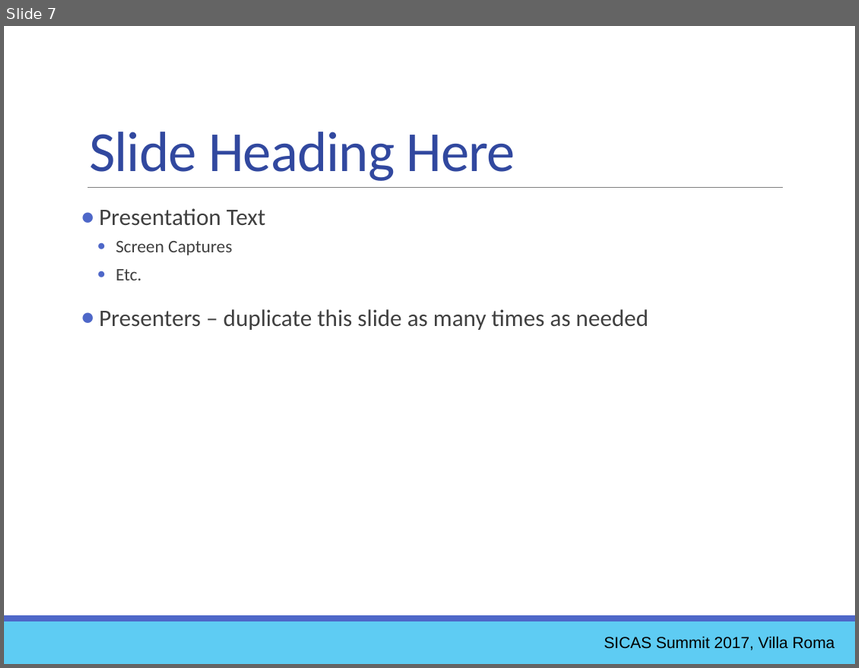
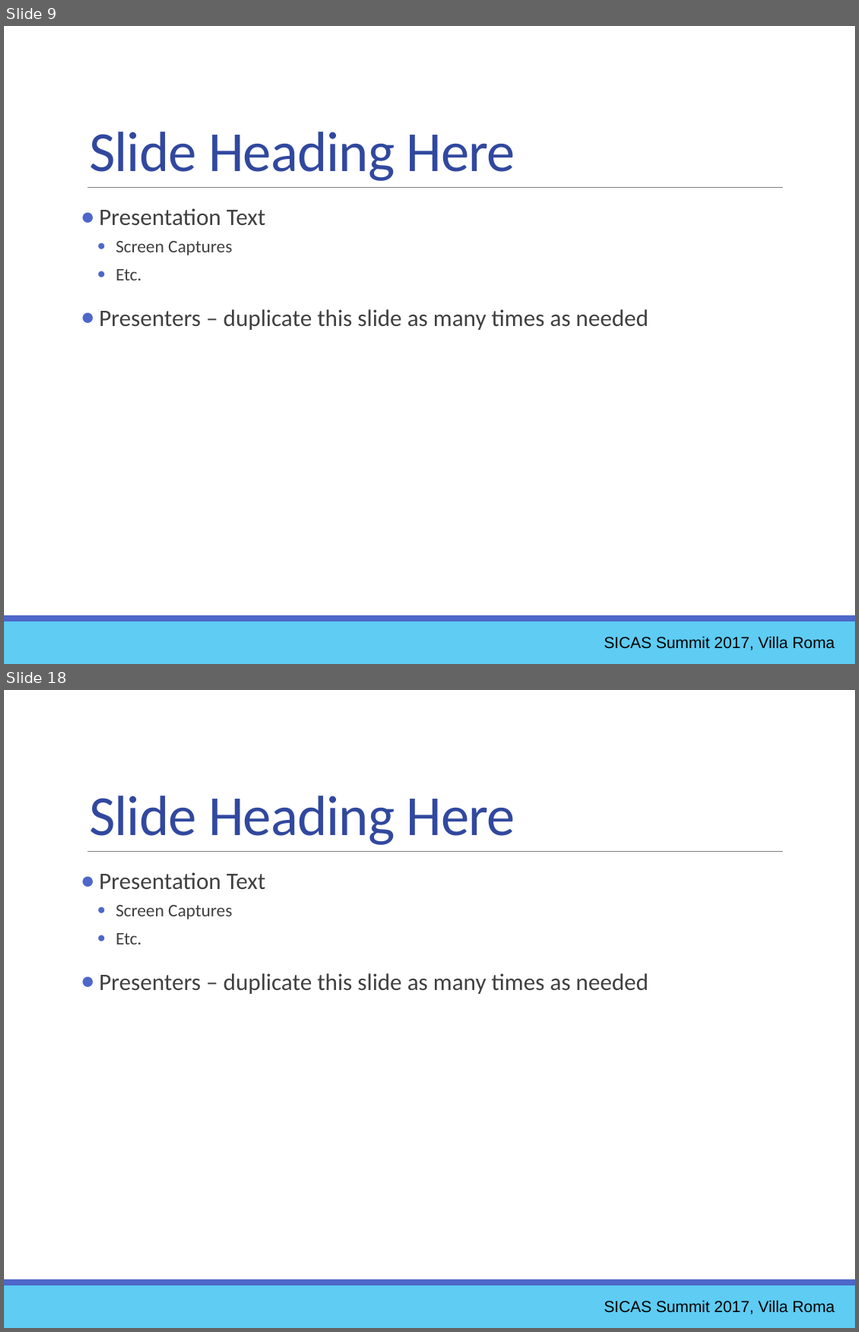
Before and after one commit to ewcole/simple_report, a slide deck: docs/SICAS_2017/Drop-InReportingWithGroovy.pptx. Shown one above the other, each under a label of ours: slide 7 before the commit, slides 9 and 18 after it; the slides between them are not shown. The pictures are 859x668 and 859x1332 pixels, drawn with LibreOffice and Linux fonts; fonts in the diff are those of the drawing. Boxes give left, top, right and bottom in pixels: in the first picture for what was removed or moved away, otherwise in the second. Text is boxed around its words. In the diff, an @@ line names an element or a change of style, - is before the commit and + after.

```diff
--- a/docs/SICAS_2017/Drop-InReportingWithGroovy.pptx
+++ b/docs/SICAS_2017/Drop-InReportingWithGroovy.pptx
@@ slide 18 added at (x1=4, y1=690, x2=855, y2=1328), background #FFFFFF; not listed: 3 template elements that a slide beside it also shows @@
@@ title added at (x1=89, y1=796, x2=515, y2=845), 48 pt, text #31489F @@
+Slide Heading Here
@@ text added at (x1=99, y1=872, x2=649, y2=994), 20 pt, text #404040 @@
+● Presentation Text
+      ● Screen Captures
+      ● Etc.
+● Presenters – duplicate this slide as many times as needed
@@ text added at (x1=604, y1=1300, x2=835, y2=1315), 13.5 pt, text #000000 @@
+SICAS Summit 2017, Villa Roma
@@ what was slide 7 is now slide 9 @@
```
Also in this commit, not shown: 1 slide changed, 37 other slides added, 2 other files.
